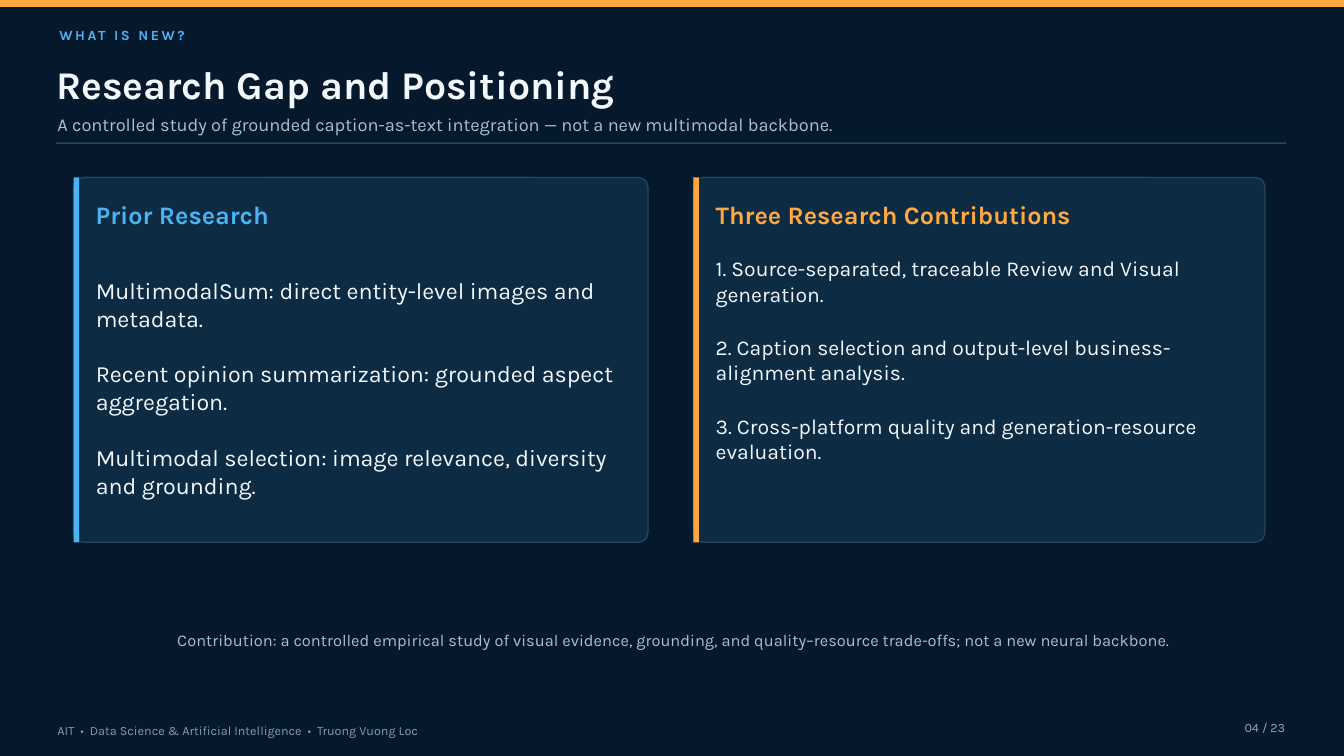
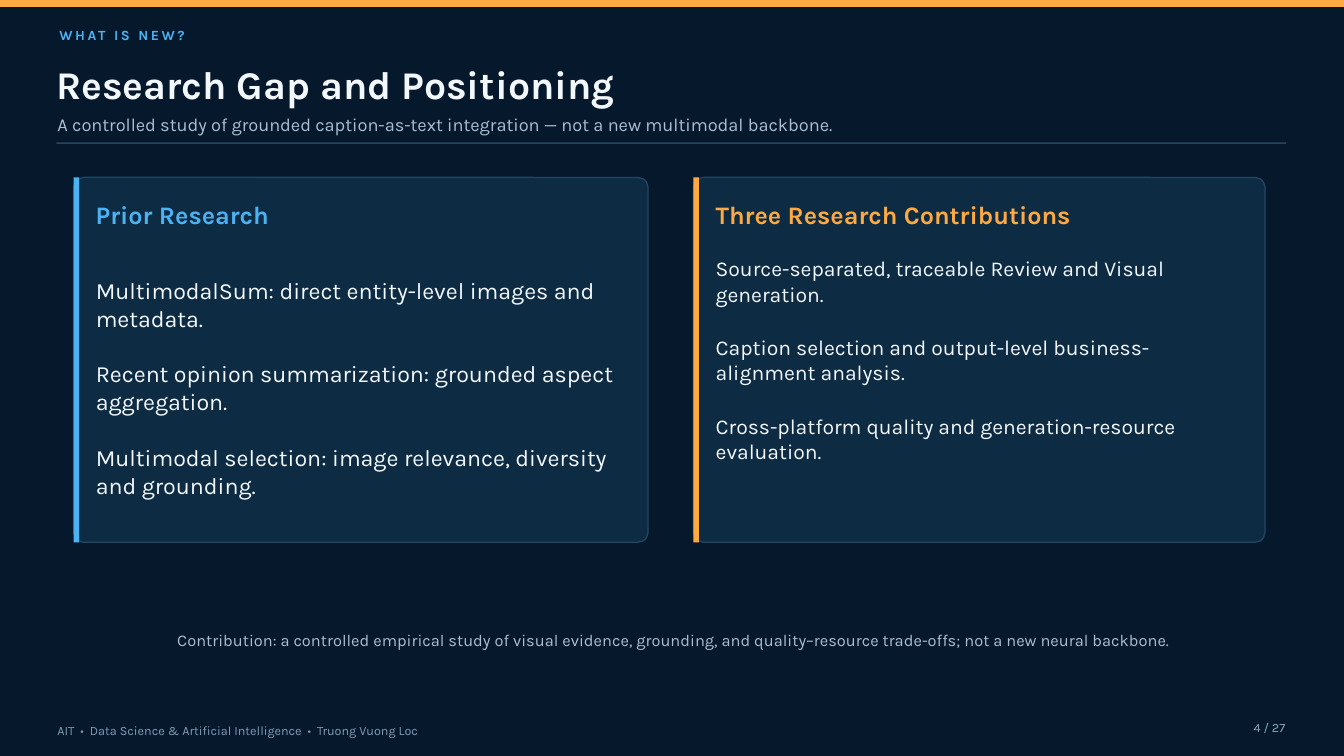
Before and after one commit to vltruong01/restaurant-summarization-thesis, a slide deck: slide 4 of thesis/thesis_slides.pptx. Drawn at 1344x756 pixels with LibreOffice and Linux fonts; fonts in the diff are those of the drawing. Boxes give left, top, right and bottom in pixels: in the first picture for what was removed or moved away, otherwise in the second. Text is boxed around its words. In the diff, an @@ line names an element or a change of style, - is before the commit and + after.

```diff
--- a/thesis/thesis_slides.pptx
+++ b/thesis/thesis_slides.pptx
@@ text at <box>716,261,1175,460</box>: text changed @@
-1. Source-separated, traceable Review and Visual generation.
-2. Caption selection and output-level business-alignment analysis.
-3. Cross-platform quality and generation-resource evaluation.
+Source-separated, traceable Review and Visual generation.
+Caption selection and output-level business-alignment analysis.
+Cross-platform quality and generation-resource evaluation.
@@ text at <box>1254,724,1285,732</box>: text changed @@
-04 / 23
+4 / 27
```
Also in this commit, not shown: 20 other slides changed, 5 slides added, 1 slide removed, 7 other files.
